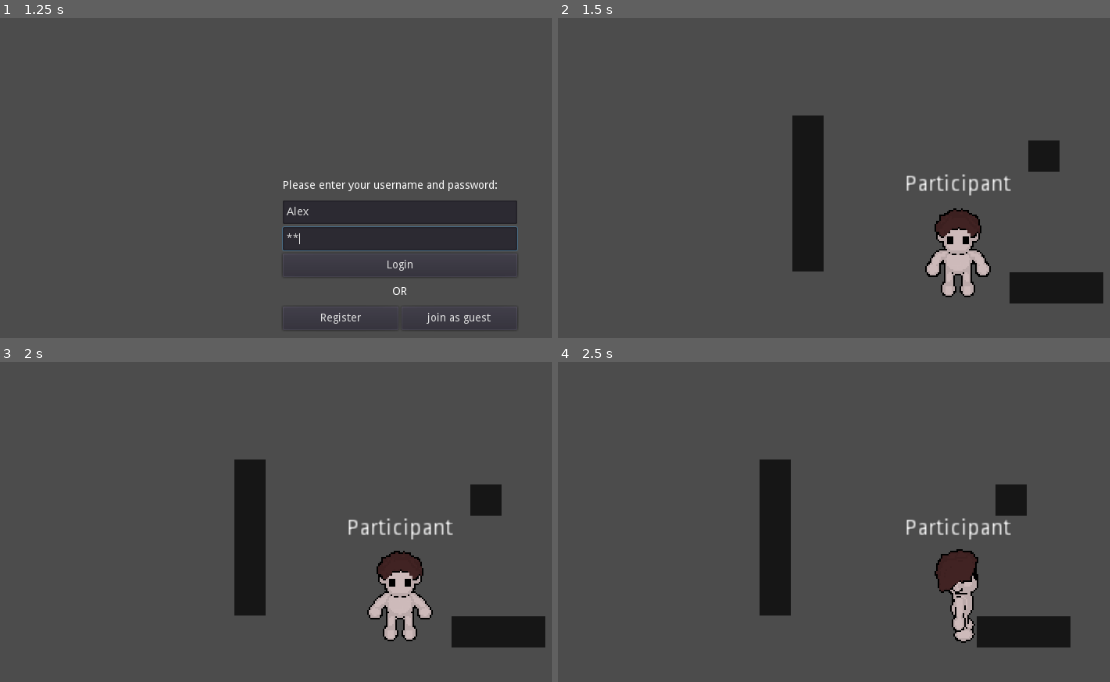
Above: before the commit, frames 1-4 (two rows, left to right).
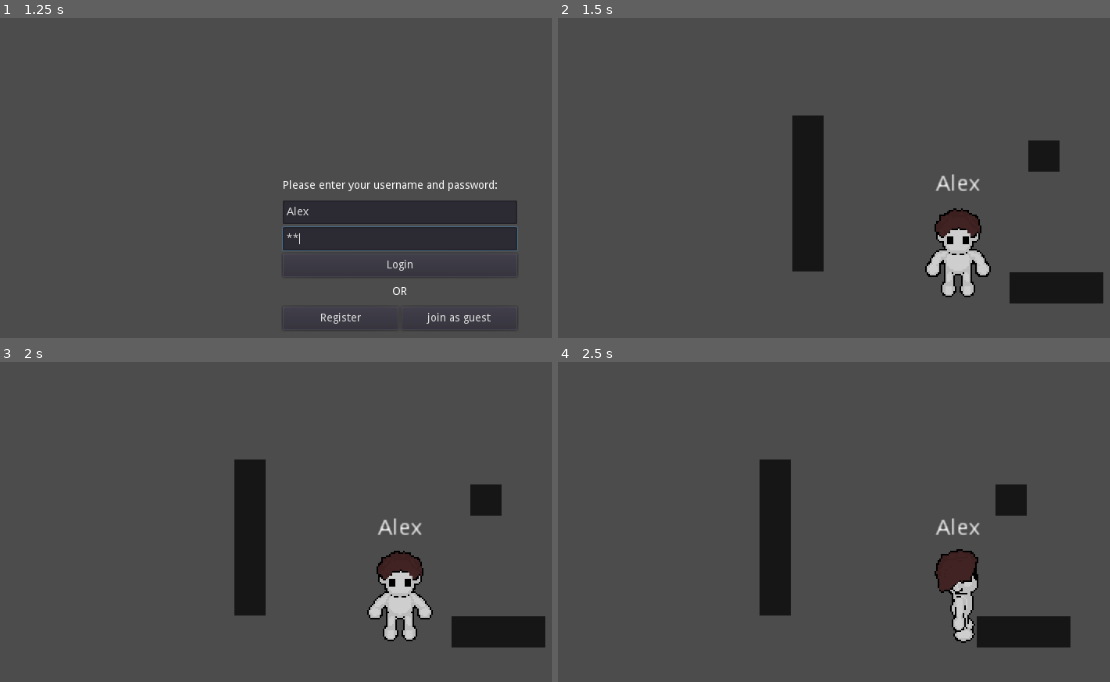
Above: after the commit, the same moments.

Repository: MinisX/Collaboration-Space
Game: Godot game, scene res://LoginScreen.tscn
Same seed, same stepped clock (60 frames per second), same inputs: the game is played once before the commit and once after it. The engine's default icon, where the game draws it, is replaced by a stand-in: a white triangle on a blue panel in a dark square.
Inputs (mouse positions are in pixels of both pictures, inside the frame that each line leads up to):
- Up to frame 1 (1.25 s): click (397, 213) at 0.52 s; type "Alex" at 0.6 s; click (397, 238) at 0.75 s; type "12" at 0.83 s
- Up to frame 2 (1.5 s): click "Login" at 1.25 s
- Up to frame 3 (2 s): no input
- Up to frame 4 (2.5 s): hold Right (ui_right) from 2.03 s (still down)

Frame 1 is identical in both runs. In frame 2, 0.5% of the frame differs, in the area x 63-83%, y 48-56%; in frame 3, 0.5%; in frame 4, 0.5%.
Error before the commit: Invalid get index 'participant_name' (on base: 'Node (Meeting.gd)'). (res://MeetingSpace.gd:6)

Commit message:
Updated customize avatar logic

Diff:
--- a/Main Project/MeetingSpace.gd
+++ b/Main Project/MeetingSpace.gd
@@ -3,4 +3,4 @@
 onready var particpant: KinematicBody2D = $YSort/Participant
 
 func _ready() -> void:
-	particpant.set_participant_name(Meeting.participant_name)
+	particpant.init(Meeting.participant_data)
